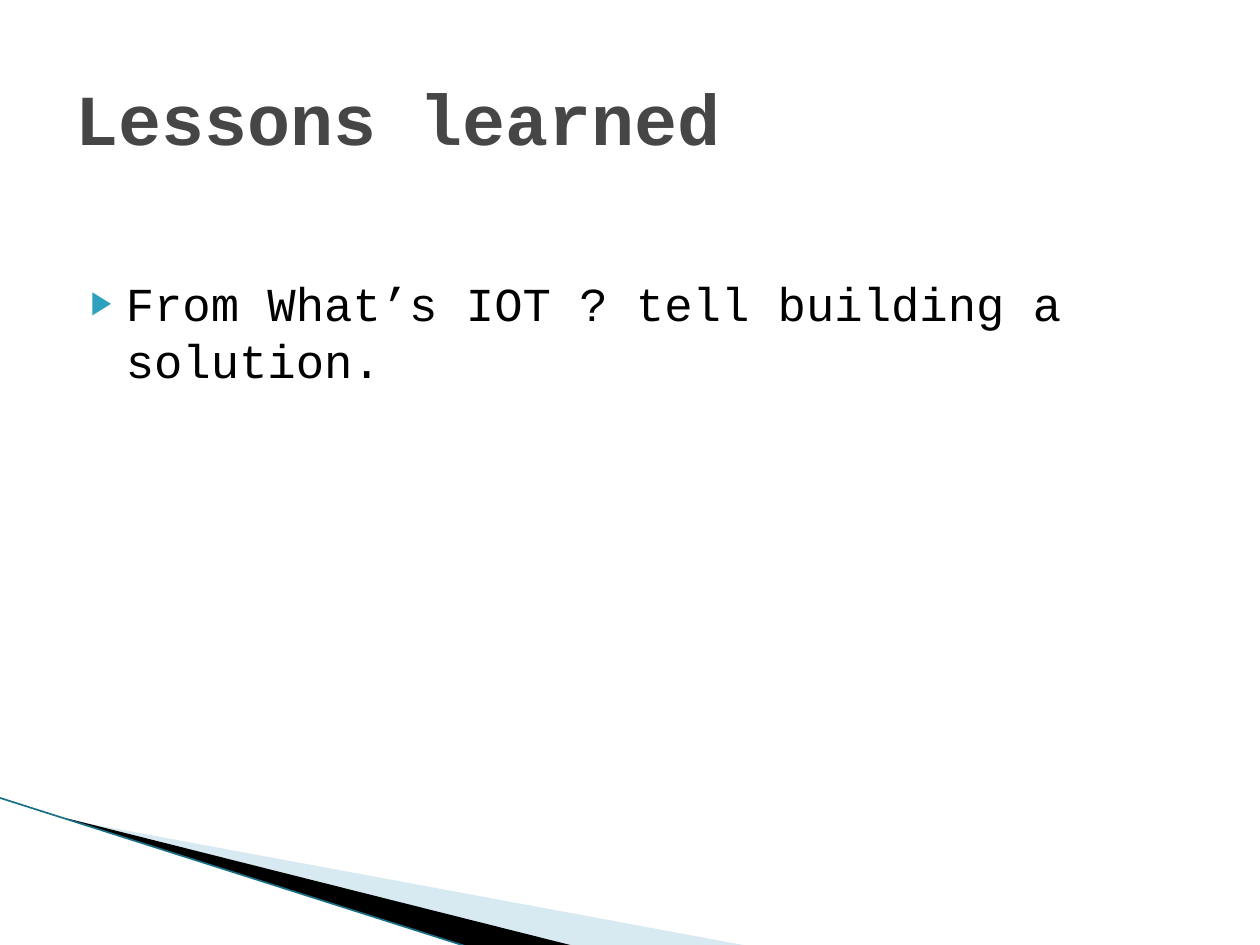
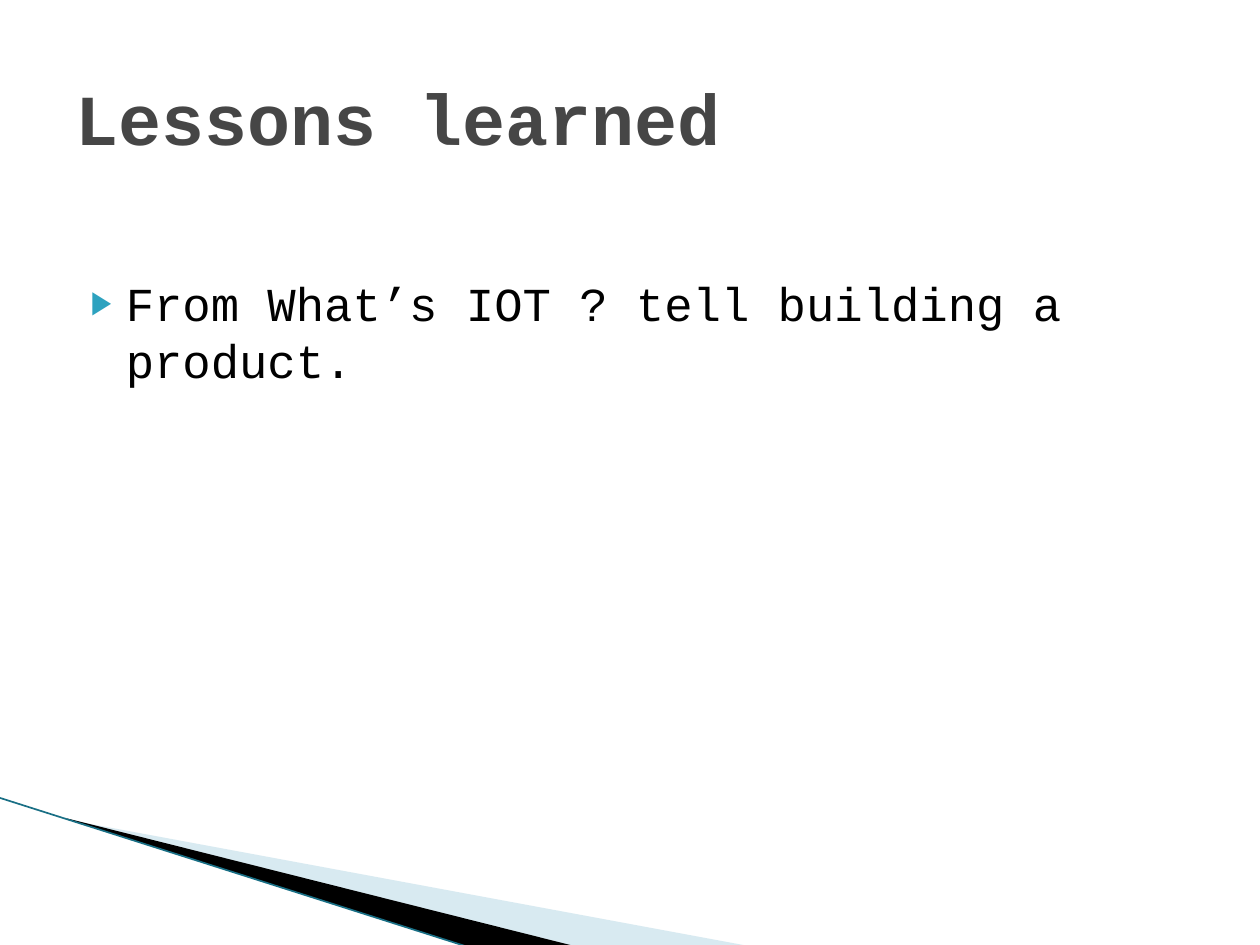
Before and after one commit to badernmb/SEIS-IOT, a slide deck: slide 8 of Smart Water Bottle.pptx. Drawn at 1260x945 pixels with LibreOffice and Linux fonts; fonts in the diff are those of the drawing; background and template pictures are left out. Boxes give left, top, right and bottom in pixels: in the first picture for what was removed or moved away, otherwise in the second. Text is boxed around its words. In the diff, an @@ line names an element or a change of style, - is before the commit and + after.

Commit message:
Edating ppt

```diff
--- a/Smart Water Bottle.pptx
+++ b/Smart Water Bottle.pptx
@@ text at box(126, 287, 1061, 388): text changed @@
-▶ From What’s IOT ? tell building a solution.
+▶ From What’s IOT ? tell building a product.
```
